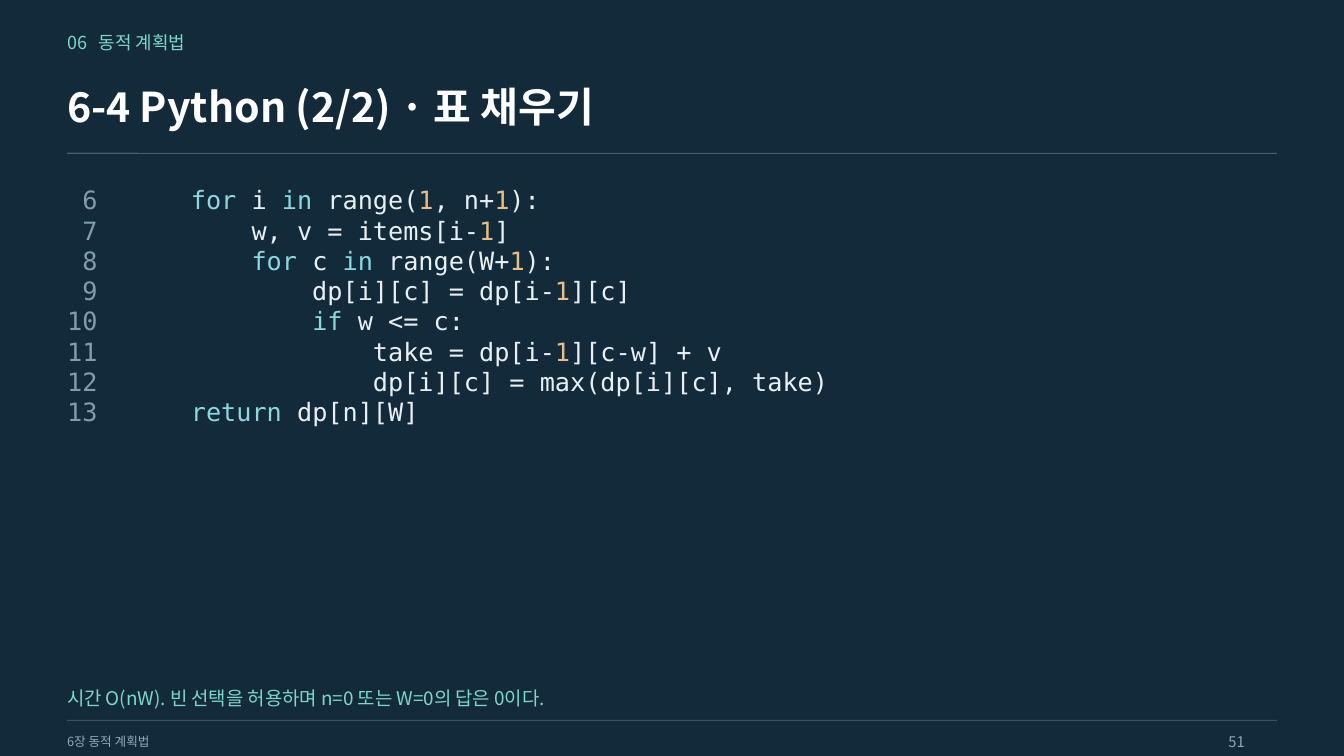
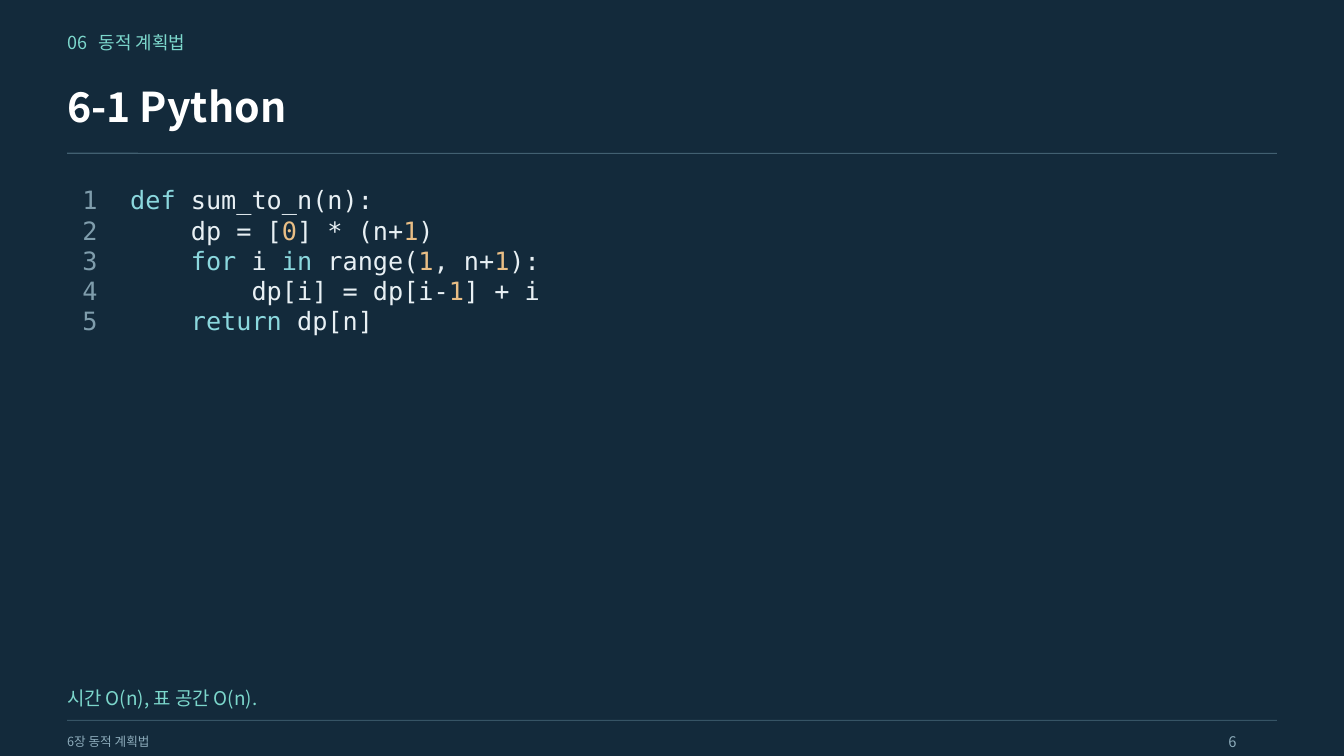
Before and after one commit to Sangdon-Park/Sangdon-Park.github.io, a slide deck: slide 6 of data/알고리즘/6장_동적_계획법.pptx (slide 51 before the commit). Drawn at 1344x756 pixels with LibreOffice and Linux fonts; fonts in the diff are those of the drawing. Boxes give left, top, right and bottom in pixels: in the first picture for what was removed or moved away, otherwise in the second. Text is boxed around its words. In the diff, an @@ line names an element or a change of style, - is before the commit and + after.

```diff
--- a/data/알고리즘/6장_동적_계획법.pptx
+++ b/data/알고리즘/6장_동적_계획법.pptx
@@ text at [67, 89, 286, 131]: text changed @@
-6-4 Python (2/2) · 표 채우기
+6-1 Python
@@ text at [82, 190, 97, 330]: text changed @@
-6
-7
-8
-9
-10
-11
-12
-13
+1
+2
+3
+4
+5
@@ text at [130, 190, 434, 246]: paragraphs added @@
+def sum_to_n(n):
+dp = [0] * (n+1)
@@ text at [191, 281, 540, 336]: text changed @@
-w, v = items[i-1]
-for c in range(W+1):
-dp[i][c] = dp[i-1][c]
-if w <= c:
-take = dp[i-1][c-w] + v
-dp[i][c] = max(dp[i][c], take)
-return dp[n][W]
+dp[i] = dp[i-1] + i
+return dp[n]
@@ text at [67, 689, 257, 709]: text changed @@
-시간 O(nW). 빈 선택을 허용하며 n=0 또는 W=0의 답은 0이다.
+시간 O(n), 표 공간 O(n).
@@ text at [1228, 736, 1236, 747]: text changed @@
-51
+6
```
Also in this commit, not shown: 49 other slides changed, 1 slide added, 7 slides removed, 22 other files.
